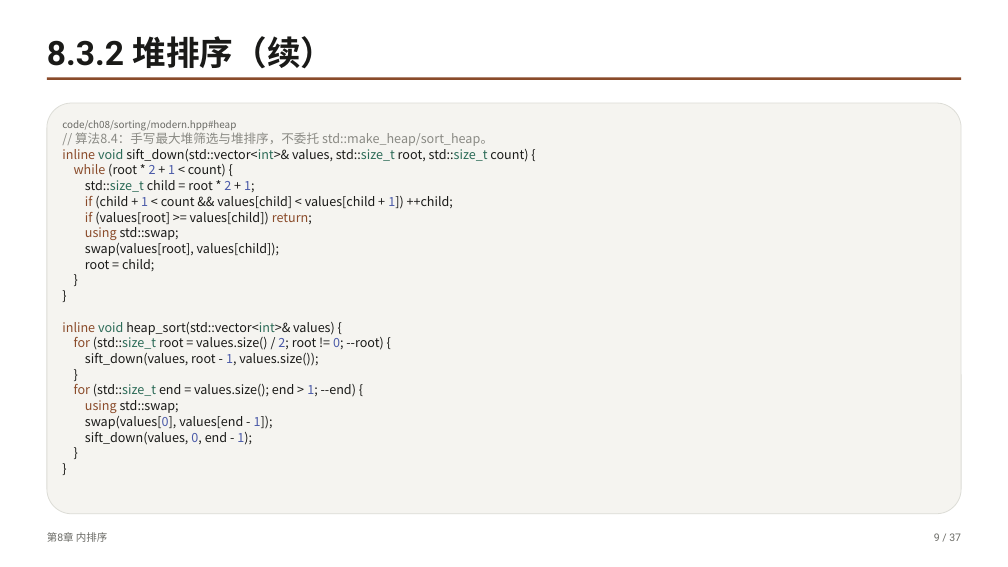
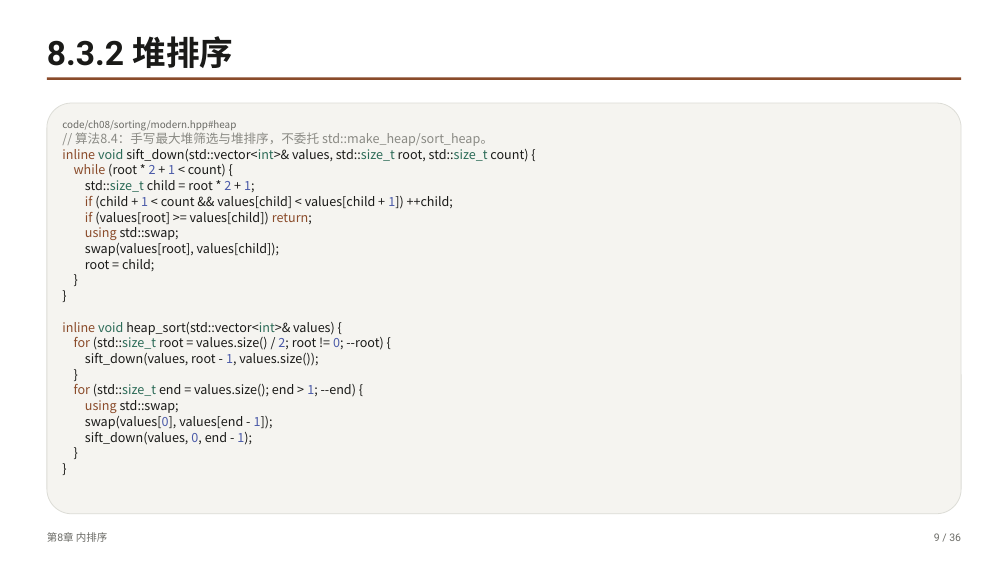
Before and after one commit to GMyhf/dsa-modernization, a slide deck: slide 9 of book/slides/pptx/ch08-sorting.pptx. Drawn at 1008x567 pixels with LibreOffice and Linux fonts; fonts in the diff are those of the drawing. Boxes give left, top, right and bottom in pixels: in the first picture for what was removed or moved away, otherwise in the second. Text is boxed around its words. In the diff, an @@ line names an element or a change of style, - is before the commit and + after.

```diff
--- a/book/slides/pptx/ch08-sorting.pptx
+++ b/book/slides/pptx/ch08-sorting.pptx
@@ text at (47,36,234,68): text changed @@
-8.3.2 堆排序（续）
+8.3.2 堆排序
@@ text at (934,533,961,541): text changed @@
-9 / 37
+9 / 36
```
Also in this commit, not shown: 35 other slides changed, 1 slide removed, 21 other files.
